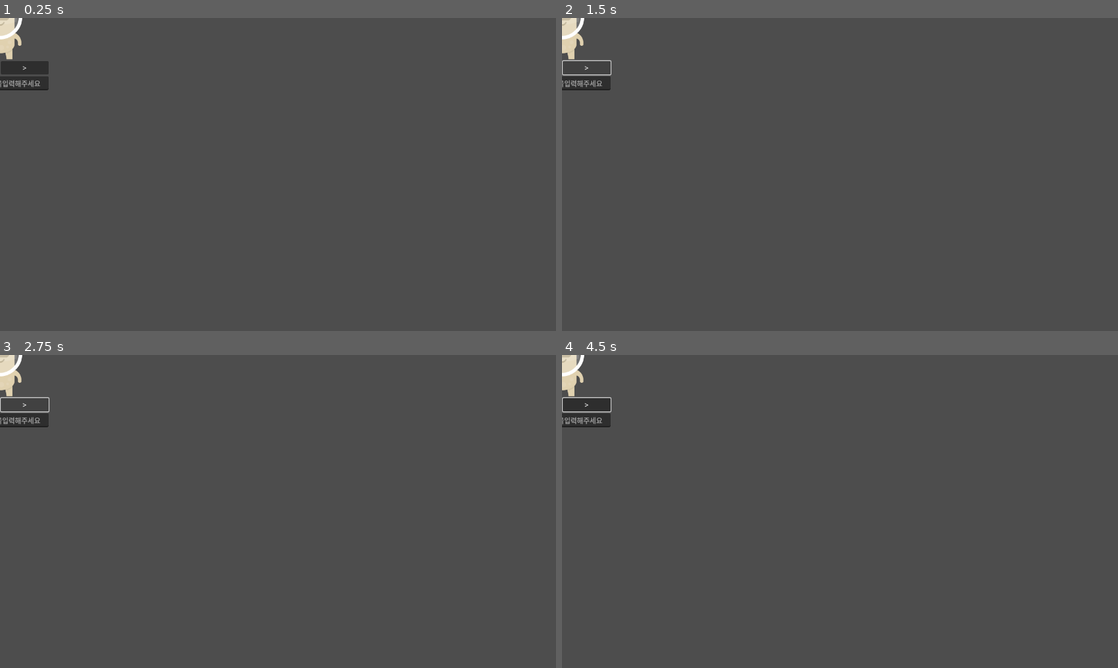
Above: before the commit, frames 1-4 (two rows, left to right).
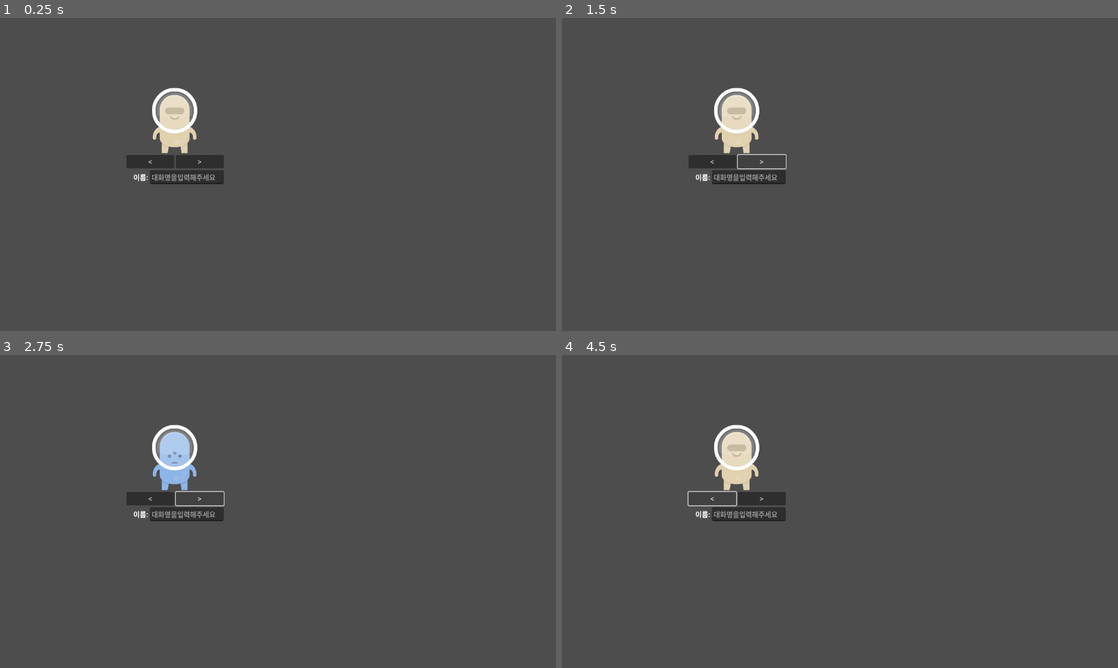
Above: after the commit, the same moments.

Repository: Ozymandias1/godot_simplechat
Game: Godot game, scene res://Scenes/PlayerSetup/PlayerSetup.tscn
Two runs of this game, one before a commit and one after it. Both use one fixed random seed, a clock stepped at 60 frames per second and the inputs below. This scene is started directly instead of the project's main scene.
Inputs (mouse positions are in pixels of both pictures, inside the frame that each line leads up to):
- Up to frame 1 (0.25 s): no input
- Up to frame 2 (1.5 s): click (712, 161) at 0.5 s, where only the run after the commit has a clickable "<"; click ">" at 1.25 s
- Up to frame 3 (2.75 s): click ">" at 2 s
- Up to frame 4 (4.5 s): click (712, 498) at 2.75 s, where only the run after the commit has a clickable "<"; click ">" at 3.5 s; click (712, 498) at 4.25 s, where only the run after the commit has a clickable "<"

The runs differ from the first frame. In frame 1, 3.7% of the frame differs, in the area x 0-41%, y 0-54%; in frame 2, 3.1%; in frame 3, 3.1%; in frame 4, 3.5%.

Commit message:
플레이어 셋업

Diff:
--- a/Scenes/PlayerSetup/PlayerSetup.tscn
+++ b/Scenes/PlayerSetup/PlayerSetup.tscn
@@ -1,10 +1,21 @@
-[gd_scene load_steps=2 format=3 uid="uid://dyjarmke2grtw"]
+[gd_scene load_steps=7 format=3 uid="uid://dyjarmke2grtw"]
 
+[ext_resource type="Script" path="res://Scripts/PlayerSetup/PlayerSetup.gd" id="1_8ecov"]
 [ext_resource type="Texture2D" uid="uid://66f03wlq6jbb" path="res://Textures/Players/Beige/alienBeige_front.png" id="1_u3qke"]
+[ext_resource type="Texture2D" uid="uid://c20f2qchwiyq6" path="res://Textures/Players/Blue/alienBlue_front.png" id="3_fgtuj"]
+[ext_resource type="Texture2D" uid="uid://b8vw3x00s48mn" path="res://Textures/Players/Green/alienGreen_front.png" id="4_8yclk"]
+[ext_resource type="Texture2D" uid="uid://cfgco4sy23k1i" path="res://Textures/Players/Pink/alienPink_front.png" id="5_g5v7w"]
+[ext_resource type="Texture2D" uid="uid://btbambln1p5j8" path="res://Textures/Players/Yellow/alienYellow_front.png" id="6_owwa5"]
 
 [node name="PlayerSetup" type="Control"]
 layout_mode = 3
 anchors_preset = 0
+offset_left = 403.0
+offset_top = 216.0
+offset_right = 403.0
+offset_bottom = 216.0
+script = ExtResource("1_8ecov")
+player_textures = Array[Texture]([ExtResource("1_u3qke"), ExtResource("3_fgtuj"), ExtResource("4_8yclk"), ExtResource("5_g5v7w"), ExtResource("6_owwa5")])
 
 [node name="Container" type="VBoxContainer" parent="."]
 layout_mode = 1
@@ -22,7 +33,7 @@
 
 [node name="PlayerSprite" type="TextureRect" parent="Container"]
 layout_mode = 2
-texture = ExtResource("1_u3qke")
+texture = ExtResource("5_g5v7w")
 stretch_mode = 3
 
 [node name="SelectButtonContainer" type="HBoxContainer" parent="Container"]
@@ -52,3 +63,6 @@
 layout_mode = 2
 size_flags_horizontal = 3
 placeholder_text = "대화명을입력해주세요"
+
+[connection signal="pressed" from="Container/SelectButtonContainer/BtnLeft" to="." method="_on_btn_left_pressed"]
+[connection signal="pressed" from="Container/SelectButtonContainer/BtnRight" to="." method="_on_btn_right_pressed"]
--- /dev/null
+++ b/Scripts/PlayerSetup/PlayerSetup.gd
@@ -0,0 +1,30 @@
+extends Control
+
+@export var player_textures: Array[Texture] # 플레이어 이미지(인스펙터에서 설정)
+var selected_tex : int = 0 # 선택된 스프라이트 이미지 인덱스
+
+@onready var player_sprite = $Container/PlayerSprite
+@onready var line_edit_nick_name = $Container/NicknameContainer/LineEditNickName
+
+# 스크립트 시작
+func _ready():
+	player_sprite.texture = player_textures[selected_tex] # 시작시 인덱스에 해당하는 텍스쳐로 설정
+
+# < 버튼 클릭 시그널
+func _on_btn_left_pressed():
+	selected_tex -= 1
+	if selected_tex < 0:
+		selected_tex = player_textures.size()-1
+	player_sprite.texture = player_textures[selected_tex]
+
+# > 버튼 클릭 시그널
+func _on_btn_right_pressed():
+	selected_tex += 1
+	if selected_tex >= player_textures.size():
+		selected_tex = 0
+	player_sprite.texture = player_textures[selected_tex]
+
+#func _on_line_edit_nick_name_text_submitted(new_text):
+	#print(new_text)
+	#if new_text.is_empty():
+		#OS.alert("대화명을 입력해주십시오", "대화명 입력")
